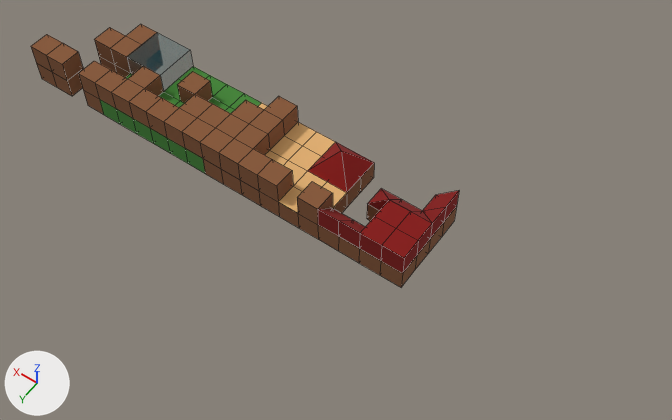
One commit to the Blender file public/assets/house.blend: the scene before it, then after it.
The view is the same before and after, from a 50 mm camera at (-82.3, 83.1, 122.1) aimed at (-26.8, 5.4, 0.0). Every picture has the same lights, and +X, +Y and +Z are marked at lower left. Mesh edges are drawn as thin lines.
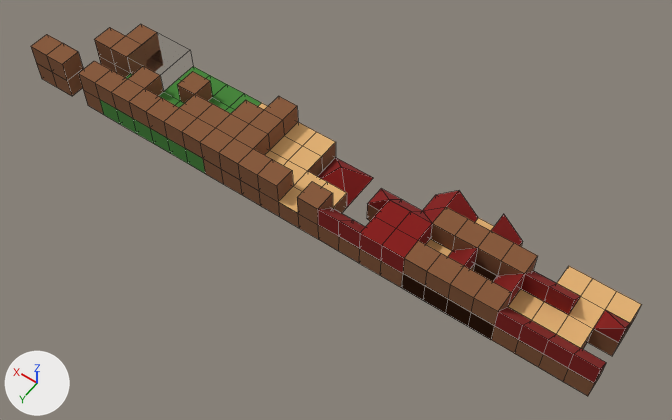
The change, as a diff of the scene's bpy script:
```diff
--- a/public/assets/house.blend.py
+++ b/public/assets/house.blend.py
@@ me_cube_011_1 @@
+me_cube_011_1.from_pydata([(0.0, 0.0, 4.0), (4.0, 4.0, 0.0), (0.0, 0.0, 4.0), (4.0, -4.0, 0.0), (0.0, 0.0, 4.0), (-4.0, 4.0, 0.0), (0.0, 0.0, 4.0), (-4.0, -4.0, 0.0)], [], [(0, 4, 6, 2), (3, 2, 6, 7), (7, 6, 4, 5), (5, 1, 3, 7), (1, 0, 2, 3), (5, 4, 0, 1)])
+me_cube_011_1.materials.append(mat_roof)  # red #880e0b
@@ ob_hmm__roof @@
-ob_hmm__roof = bpy.data.objects.new('_hmm -roof', me_cube_011)
@@ ob_cube_025 @@
+ob_cube_025 = bpy.data.objects.new('Cube.025', me_cube_029)  # 37 vertices, 29 faces; spans x -4.0..4.0, y -4.0..4.0, z 0.0..8.0; in mat_building (brown #885837), mat_terrace (beige #e7b475), mat_roof (red #880e0b)
+ob_cube_025.location = (-72.0, 0.0, 0.0)
@@ ob_cube_024 @@
+ob_cube_024 = bpy.data.objects.new('Cube.024', me_cube_028)  # 33 vertices, 27 faces; spans x -4.0..4.0, y -4.0..4.0, z 0.0..8.0; in mat_building (brown #885837), mat_roof (red #880e0b), mat_terrace (beige #e7b475)
+ob_cube_024.location = (-72.0, 8.0, 0.0)
@@ ob_cube_023 @@
+ob_cube_023 = bpy.data.objects.new('Cube.023', me_cube_027)  # 33 vertices, 27 faces; spans x -4.0..4.0, y -4.0..4.0, z 0.0..8.0; in mat_building (brown #885837), mat_roof (red #880e0b), mat_terrace (beige #e7b475)
+ob_cube_023.location = (-64.0, 0.0, 0.0)
@@ ob_cube_022 @@
+ob_cube_022 = bpy.data.objects.new('Cube.022', me_cube_025)  # 41 vertices, 33 faces; spans x -4.0..4.0, y -4.0..4.0, z 0.0..8.0; in mat_building (brown #885837), mat_roof (red #880e0b), mat_terrace (beige #e7b475)
+ob_cube_022.location = (-64.0, 8.0, 0.0)
@@ ob_cube_019 @@
+ob_cube_019 = bpy.data.objects.new('Cube.019', me_cube_024)  # 70 vertices, 53 faces; spans x -4.0..4.0, y -4.0..4.0, z 0.0..8.0; in mat_building (brown #885837), mat_terrace (beige #e7b475), mat_roof_001 (red #880e0b), mat_building_001 (brown #885837)
+ob_cube_019.location = (-48.0, 0.0, 0.0)
@@ ob_cube_020 @@
+ob_cube_020 = bpy.data.objects.new('Cube.020', me_cube_023)  # 62 vertices, 47 faces; spans x -4.0..4.0, y -4.0..4.0, z 0.0..8.0; in mat_building (brown #885837), mat_terrace (beige #e7b475), mat_roof_001 (red #880e0b), mat_building_001 (brown #885837)
+ob_cube_020.location = (-56.0, 8.0, 0.0)
@@ ob_cube_021 @@
+ob_cube_021 = bpy.data.objects.new('Cube.021', me_cube_020)  # 62 vertices, 47 faces; spans x -4.0..4.0, y -4.0..4.0, z 0.0..8.0; in mat_building (brown #885837), mat_terrace (beige #e7b475), mat_roof_001 (red #880e0b), mat_building_001 (brown #885837)
+ob_cube_021.location = (-56.0, 0.0, 0.0)
@@ ob_cube_018 @@
+ob_cube_018 = bpy.data.objects.new('Cube.018', me_cube_014)  # 70 vertices, 53 faces; spans x -4.0..4.0, y -4.0..4.0, z 0.0..8.0; in mat_building (brown #885837), mat_terrace (beige #e7b475), mat_roof_001 (red #880e0b), mat_building_001 (brown #885837)
+ob_cube_018.location = (-48.0, 8.0, 0.0)
@@ ob_hmmrooof @@
+ob_hmmrooof = bpy.data.objects.new('_hmmrooof', me_cube_011_1)
+ob_hmmrooof.location = (-24.0, 0.0, 0.0)
```

Pixel boxes [x1, y1, x2, y2] of what changed, in the pictures (672 x 420 px):
'Cube.022', added
    after: [491, 289, 568, 367]
'Cube.020', added (brown)
    after: [445, 266, 525, 340]
'Cube.018', added (brown)
    after: [401, 239, 478, 313]
'Cube.024', added
    after: [539, 315, 606, 396]
'Cube.025', added
    after: [569, 278, 642, 356]
'Cube.021', added (brown)
    after: [473, 214, 538, 282]
'Cube.019', added (brown)
    after: [430, 191, 494, 251]
'_hmm -roof', deleted (red)
    before: [308, 142, 374, 207]
'Cube.023', added
    after: [521, 266, 592, 315]
'_hmmrooof', added (red)
    after: [318, 157, 373, 207]
